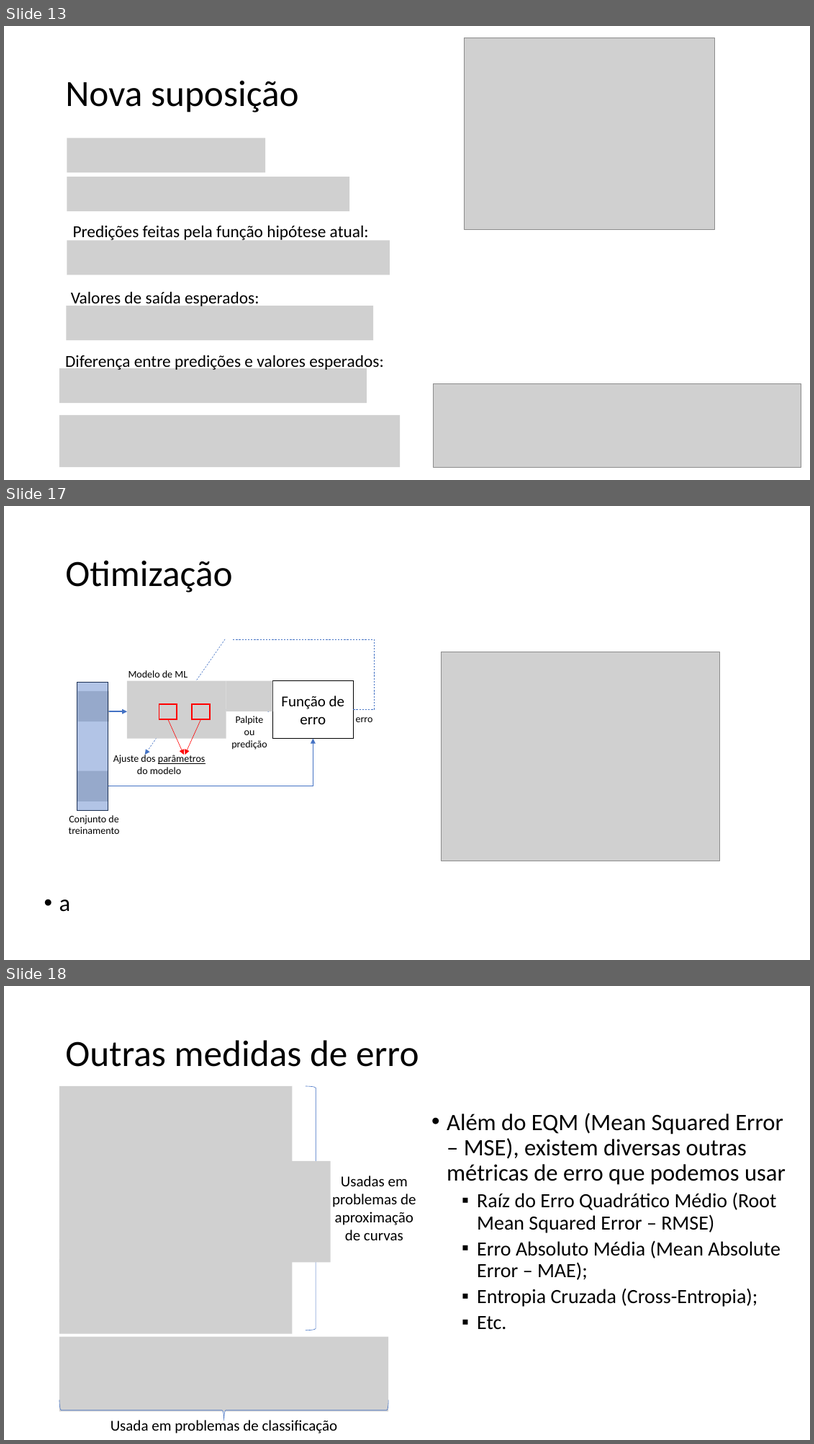
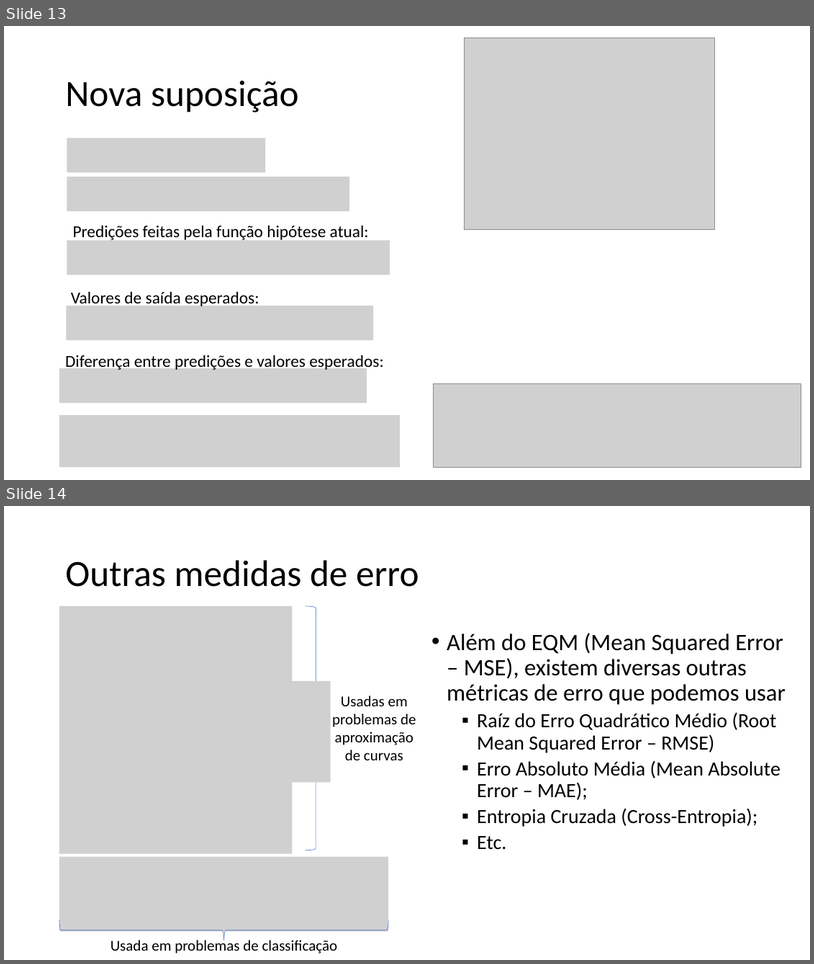
Before and after one commit to zz4fap/tp557-iot-ml, a slide deck: slides/TP557_5_Medindo_a_precisão_de_um_modelo_de_ML.pptx. Shown one above the other, each under a label of ours: slides 13, 17 and 18 before the commit, slides 13 and 14 after it; the slides between them are not shown. The pictures are 814x1444 and 814x964 pixels, drawn with LibreOffice and Linux fonts; fonts in the diff are those of the drawing; grey boxes stand for pictures. Boxes give left, top, right and bottom in pixels: in the first picture for what was removed or moved away, otherwise in the second. Text is boxed around its words. In the diff, an @@ line names an element or a change of style, - is before the commit and + after.

```diff
--- a/slides/TP557_5_Medindo_a_precisão_de_um_modelo_de_ML.pptx
+++ b/slides/TP557_5_Medindo_a_precisão_de_um_modelo_de_ML.pptx
@@ slide 17 removed at <box>4,506,810,960</box>, background #FFFFFF @@
@@ title removed at <box>65,560,232,592</box> @@
-Otimização
@@ picture removed at <box>441,651,720,860</box> @@
@@ group removed at <box>69,639,374,834</box>: 5 arrows, 5 texts, 4 rectangles, 4 pictures, 1 elbow arrow, 1 elbow line @@
-Função de erro
-Ajuste dos parâmetros do modelo
-Conjunto de treinamento
-Palpite
-ou
-predição
-erro
-Modelo de ML
@@ text removed at <box>59,899,71,911</box> @@
-• a
@@ what was slide 18 is now slide 14 @@
```
Also in this commit, not shown: 3 slides changed, 2 slides added, 1 other slide removed, 5 other files.
